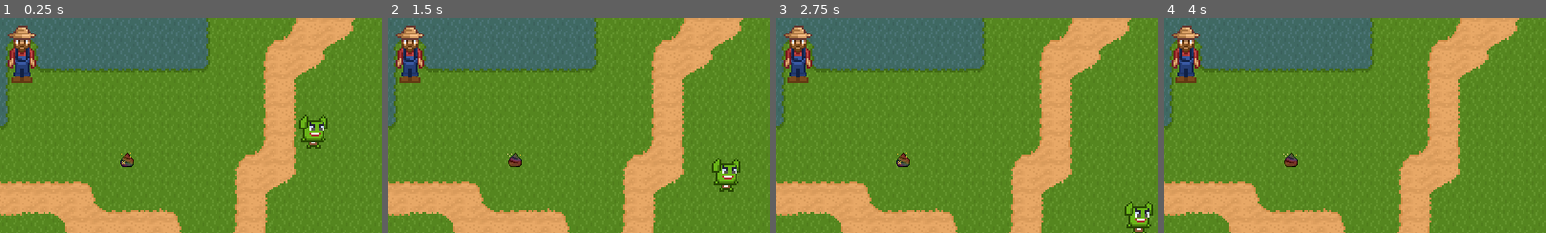
Above: before the commit, frames 1-4 (left to right).
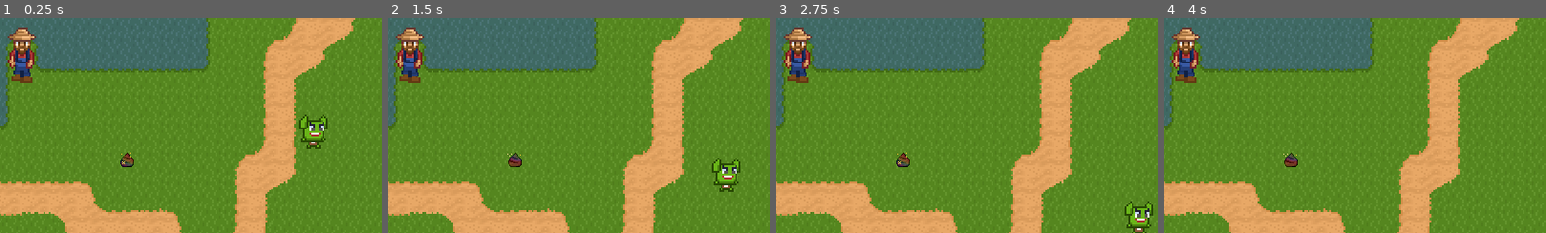
Above: after the commit, the same moments.

Repository: astro-panda/poo-farmer
Game: Godot game, scene res://Scenes/Main.tscn
The game is run twice, just before and just after one commit, with the same random seed, the same clock (stepped at 60 frames per second) and the same inputs.
Inputs (mouse positions are % of the whole screen's width and height, from its top left):
- Up to frame 1 (0.25 s): no input
- Up to frame 2 (1.5 s): click (50, 51) at 0.5 s; click (50, 51) at 1.25 s
- Up to frame 3 (2.75 s): click (50, 51) at 2 s
- Up to frame 4 (4 s): click (50, 51) at 2.75 s; click (50, 51) at 3.5 s
The pictures show only the part of the screen within x 47-97%, y 42-92%; the shares and areas given below are measured in that part.

The runs differ from the first frame. In frame 1, 0.9% of the frame differs, in the area x 2-10%, y 3-31%; in frame 2, 0.9%; in frame 3, 0.9%; in frame 4, 0.9%.

Commit message:
Goblin behavior and action sound effects

Diff:
--- a/poofarmer/Scenes/Player.tscn
+++ b/poofarmer/Scenes/Player.tscn
@@ -8,82 +8,66 @@
 extents = Vector2( 12, 23.5 )
 
 [sub_resource type="AtlasTexture" id=3]
-flags = 4
 atlas = ExtResource( 2 )
 region = Rect2( 0, 0, 16, 32 )
 
 [sub_resource type="AtlasTexture" id=4]
-flags = 4
 atlas = ExtResource( 2 )
 region = Rect2( 16, 0, 16, 32 )
 
 [sub_resource type="AtlasTexture" id=5]
-flags = 4
 atlas = ExtResource( 2 )
 region = Rect2( 32, 0, 16, 32 )
 
 [sub_resource type="AtlasTexture" id=6]
-flags = 4
 atlas = ExtResource( 2 )
 region = Rect2( 48, 0, 16, 32 )
 
 [sub_resource type="AtlasTexture" id=7]
-flags = 4
 atlas = ExtResource( 2 )
 region = Rect2( 0, 96, 16, 32 )
 
 [sub_resource type="AtlasTexture" id=8]
-flags = 4
 atlas = ExtResource( 2 )
 region = Rect2( 16, 96, 16, 32 )
 
 [sub_resource type="AtlasTexture" id=9]
-flags = 4
 atlas = ExtResource( 2 )
 region = Rect2( 32, 96, 16, 32 )
 
 [sub_resource type="AtlasTexture" id=10]
-flags = 4
 atlas = ExtResource( 2 )
 region = Rect2( 48, 96, 16, 32 )
 
 [sub_resource type="AtlasTexture" id=11]
-flags = 4
 atlas = ExtResource( 2 )
 region = Rect2( 0, 32, 16, 32 )
 
 [sub_resource type="AtlasTexture" id=12]
-flags = 4
 atlas = ExtResource( 2 )
 region = Rect2( 16, 32, 16, 32 )
 
 [sub_resource type="AtlasTexture" id=13]
-flags = 4
 atlas = ExtResource( 2 )
 region = Rect2( 32, 32, 16, 32 )
 
 [sub_resource type="AtlasTexture" id=14]
-flags = 4
 atlas = ExtResource( 2 )
 region = Rect2( 48, 32, 16, 32 )
 
 [sub_resource type="AtlasTexture" id=15]
-flags = 4
 atlas = ExtResource( 2 )
 region = Rect2( 0, 64, 16, 32 )
 
 [sub_resource type="AtlasTexture" id=16]
-flags = 4
 atlas = ExtResource( 2 )
 region = Rect2( 16, 64, 16, 32 )
 
 [sub_resource type="AtlasTexture" id=17]
-flags = 4
 atlas = ExtResource( 2 )
 region = Rect2( 32, 64, 16, 32 )
 
 [sub_resource type="AtlasTexture" id=18]
-flags = 4
 atlas = ExtResource( 2 )
 region = Rect2( 48, 64, 16, 32 )
 
@@ -122,6 +106,7 @@
 scale = Vector2( 1.5, 1.5 )
 frames = SubResource( 2 )
 animation = "down"
+frame = 3
 playing = true
 
 [node name="Camera2D" type="Camera2D" parent="." groups=["camera"]]
--- a/poofarmer/Scripts/Goblin.gd
+++ b/poofarmer/Scripts/Goblin.gd
@@ -5,6 +5,7 @@
 export var speed = 1500
 onready var silo = get_tree().get_nodes_in_group("silo")[0]
 onready var player = get_tree().get_nodes_in_group("player")[0]
+onready var audio_ctrl = $MobAudioController
 var playerNearby = false
 var playerHasPoo = false
 var currentPooTargets = []
@@ -68,5 +69,6 @@
 
 func _on_StealTimer_timeout():
 	player.steal_poo(stealAmount)
+	audio_ctrl.act(0)
 	if(player.currentHoldAmount == 0):
 		playerNearby = false
--- a/poofarmer/Scripts/Player.gd
+++ b/poofarmer/Scripts/Player.gd
@@ -81,6 +81,7 @@
 func steal_poo(stealAmount: int):
 	currentHoldAmount = clamp(currentHoldAmount - stealAmount, 0, currentHoldAmount)
 	print("stole your poo: " + str(currentHoldAmount))
+	emit_signal("playerSendCurrentHoldAmount", currentHoldAmount)
 
 func shoot():
 	var poo_pellets_instance = poo_pellets.instance()
